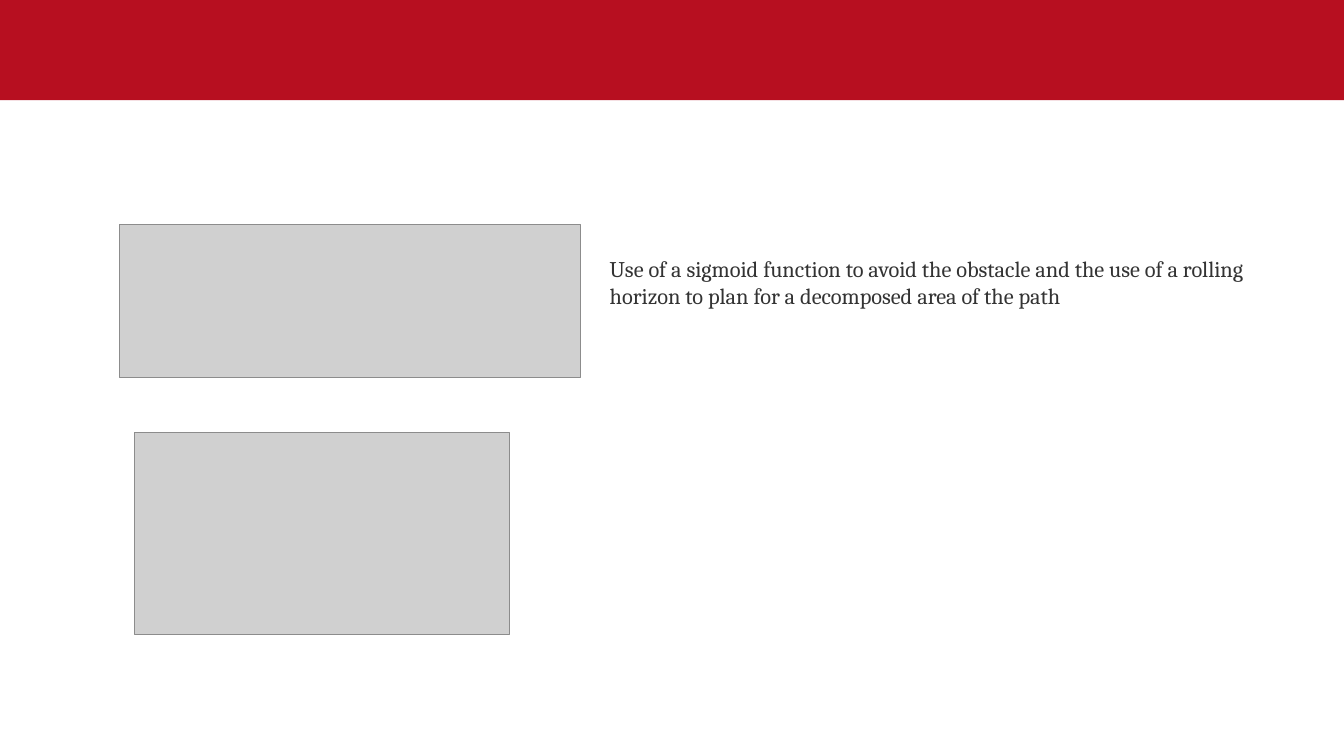
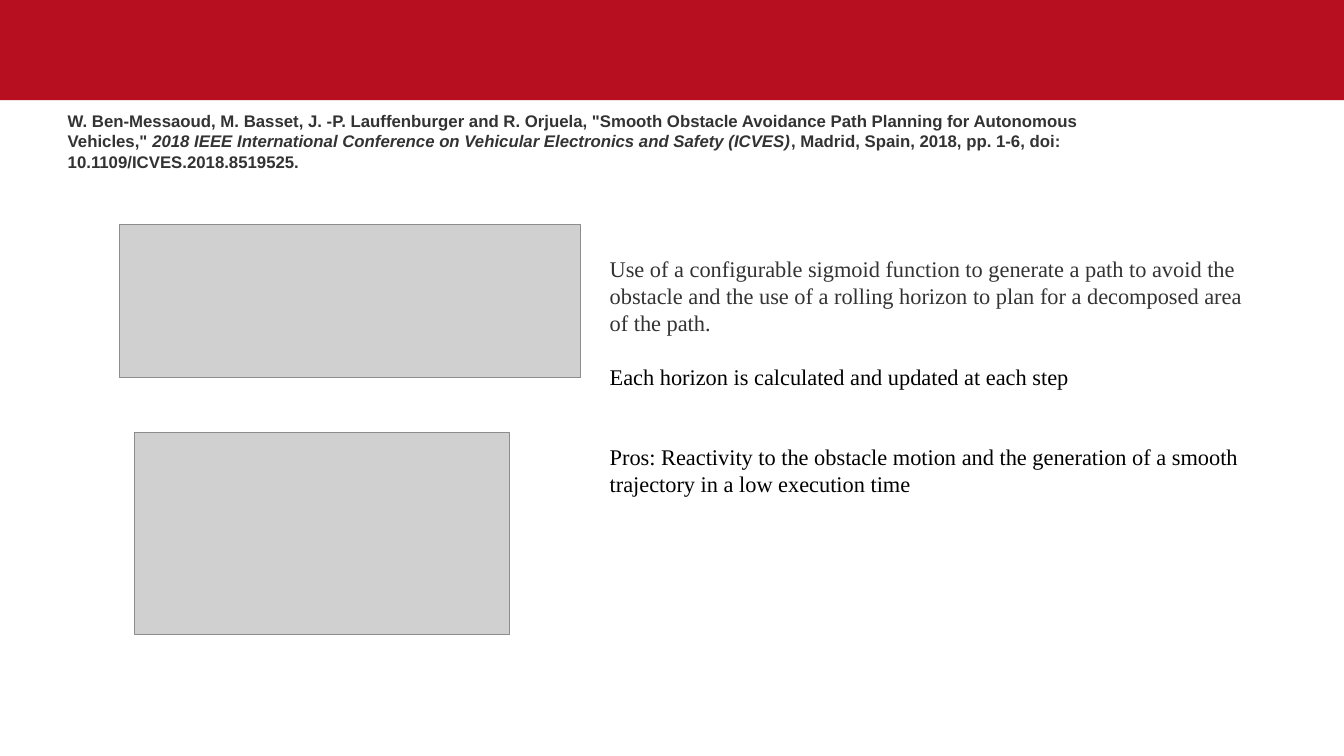
Before and after one commit to sandeepsulake96/Highway-motion-planning-using-artificial-potential-fields-with-environment-uncertainities, a slide deck: slide 16 of Thesis_outline.pptx (slide 15 before the commit). Drawn at 1344x756 pixels with LibreOffice and Linux fonts; fonts in the diff are those of the drawing; grey boxes stand for pictures; background and template pictures are left out. Boxes give left, top, right and bottom in pixels: in the first picture for what was removed or moved away, otherwise in the second. Text is boxed around its words. In the diff, an @@ line names an element or a change of style, - is before the commit and + after.

```diff
--- a/Thesis_outline.pptx
+++ b/Thesis_outline.pptx
@@ text added at (68,115,1077,169), 12 pt, text #333333, bold @@
+W. Ben-Messaoud, M. Basset, J. -P. Lauffenburger and R. Orjuela, "Smooth Obstacle Avoidance Path Planning for Autonomous Vehicles," 2018 IEEE International Conference on Vehicular Electronics and Safety (ICVES), Madrid, Spain, 2018, pp. 1-6, doi: 10.1109/ICVES.2018.8519525.
@@ text at (610,261,1241,497): text changed; font Cambria to Times New Roman; text colour #333333 to #000000 @@
-Use of a sigmoid function to avoid the obstacle and the use of a rolling horizon to plan for a decomposed area of the path
+Use of a configurable sigmoid function to generate a path to avoid the obstacle and the use of a rolling horizon to plan for a decomposed area of the path.
+Each horizon is calculated and updated at each step
+Pros: Reactivity to the obstacle motion and the generation of a smooth trajectory in a low execution time
```
Also in this commit, not shown: 3 other slides changed, 7 slides added, 8 other files.
